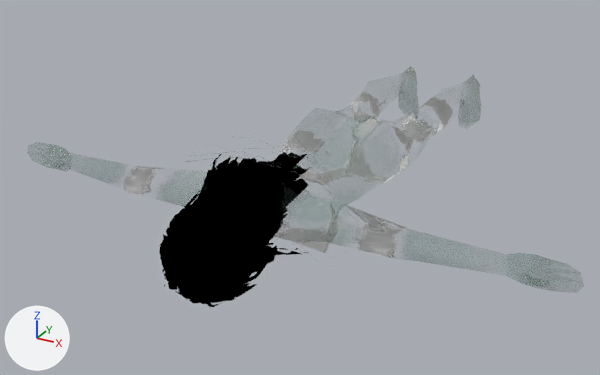
The FBX model Assets/lost/ghosts/ghost1.fbx as it was, and as the next commit left it.
Both versions are drawn from a 50 mm lens placed at (0.969, -2.838, 0.894), pointed at (-0.093, -0.908, -0.071). The axes (+X, +Y, +Z) are drawn at lower left. The lights are the same throughout. Where no turn or scale is listed for an object, it has been applied to the vertices.

Before the edit, the objects in view are built like this:
```python
mat_long2_alpha7 = bpy.data.materials.new('long2_alpha7')
mat_long2_alpha7.use_nodes = True; mat_long2_alpha7.node_tree.nodes.clear()
_N = mat_long2_alpha7.node_tree.nodes; _L = mat_long2_alpha7.node_tree.links
n0 = _N.new('ShaderNodeBsdfPrincipled'); n0.name = 'Principled BSDF'
n0.inputs[2].default_value = 0.956  # 'Roughness'
n1 = _N.new('ShaderNodeOutputMaterial'); n1.name = 'Material Output'
n2 = _N.new('ShaderNodeTexImage'); n2.name = 'Image Texture'
n2.image = img_long2_alpha7_png
n3 = _N.new('ShaderNodeTexImage'); n3.name = 'Image Texture.001'
n3.image = img_long2_alpha7_png
n4 = _N.new('ShaderNodeTexImage'); n4.name = 'Image Texture.002'
n4.image = img_long2_alpha7_png
_L.new(n2.outputs[0], n0.inputs[0])  # 'Color' to 'Base Color'
_L.new(n3.outputs[0], n0.inputs[18])  # 'Color' to 'Transmission Weight'
_L.new(n4.outputs[0], n0.inputs[4])  # 'Color' to 'Alpha'
_L.new(n0.outputs[0], n1.inputs[0])  # 'BSDF' to 'Surface'
me_mesh = bpy.data.meshes.new('Mesh')
me_mesh.from_pydata(...)  # 726 vertices, 828 faces; spans x -0.216..0.216, y -1.627..-1.107, z -0.156..0.188
me_mesh.materials.append(mat_long2_alpha7)
me_proxy741 = bpy.data.meshes.new('proxy741')
me_proxy741.from_pydata(...)  # 741 vertices, 730 faces; spans x -0.77..0.77, y -1.59..0.0, z -0.13..0.14
me_proxy741.materials.append(mat_proxy741)
ob_long2_alpha7mesh = bpy.data.objects.new('long2_alpha7Mesh', me_mesh)
ob_long2_alpha7mesh.location = (0.0, 0.0, 0.0)
ob_proxy741mesh = bpy.data.objects.new('proxy741Mesh', me_proxy741)
ob_proxy741mesh.location = (0.0, 0.0, 0.0)
```
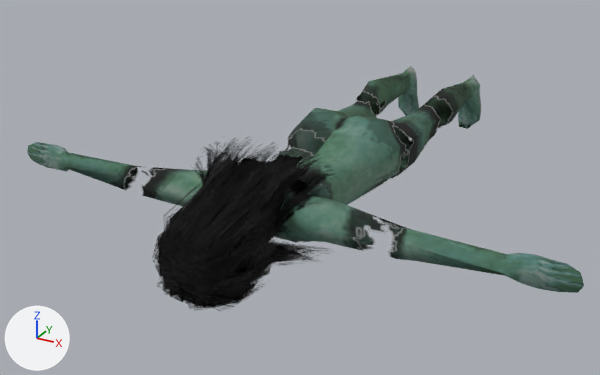
Where the newer file only moved an object's origin or applied its transform, the numbers keep the older frame.

What changed in the scene script:
```text
Change mat_long2_alpha7:
    remove n4 = _N.new('ShaderNodeTexImage'); n4.name = 'Image Texture.002'
    remove n4.image = img_long2_alpha7_png
    where n0 = _N.new('ShaderNodeBsdfPrincipled'); n0.name = 'Principled BSDF'
    remove _L.new(n4.outputs[0], n0.inputs[4])  # 'Color' to 'Alpha'
    where n2 = _N.new('ShaderNodeTexImage'); n2.name = 'Image Texture'
    add _L.new(n2.outputs[1], n0.inputs[4])  # 'Alpha' to 'Alpha'
Add mat_proxy741_001:
    mat_proxy741_001 = bpy.data.materials.new('proxy741.001')
    # uses the picture img_young_lightskinned_female_genitals_diffuse_png
Change me_proxy741:
    where me_proxy741.from_pydata(...)  # 741 vertices, 730 faces; spans x -0.77..0.77, y -1.59..0.0, z -0.13..0.14
    remove me_proxy741.materials.append(mat_proxy741)
    add me_proxy741.materials.append(mat_proxy741_001)
```

Changed parts and their boxes [x1, y1, x2, y2] in the pictures (600 x 375 px):
'proxy741Mesh', recoloured
    both: [27, 66, 584, 293]
'long2_alpha7Mesh', surface changed
    both: [153, 137, 333, 310]
